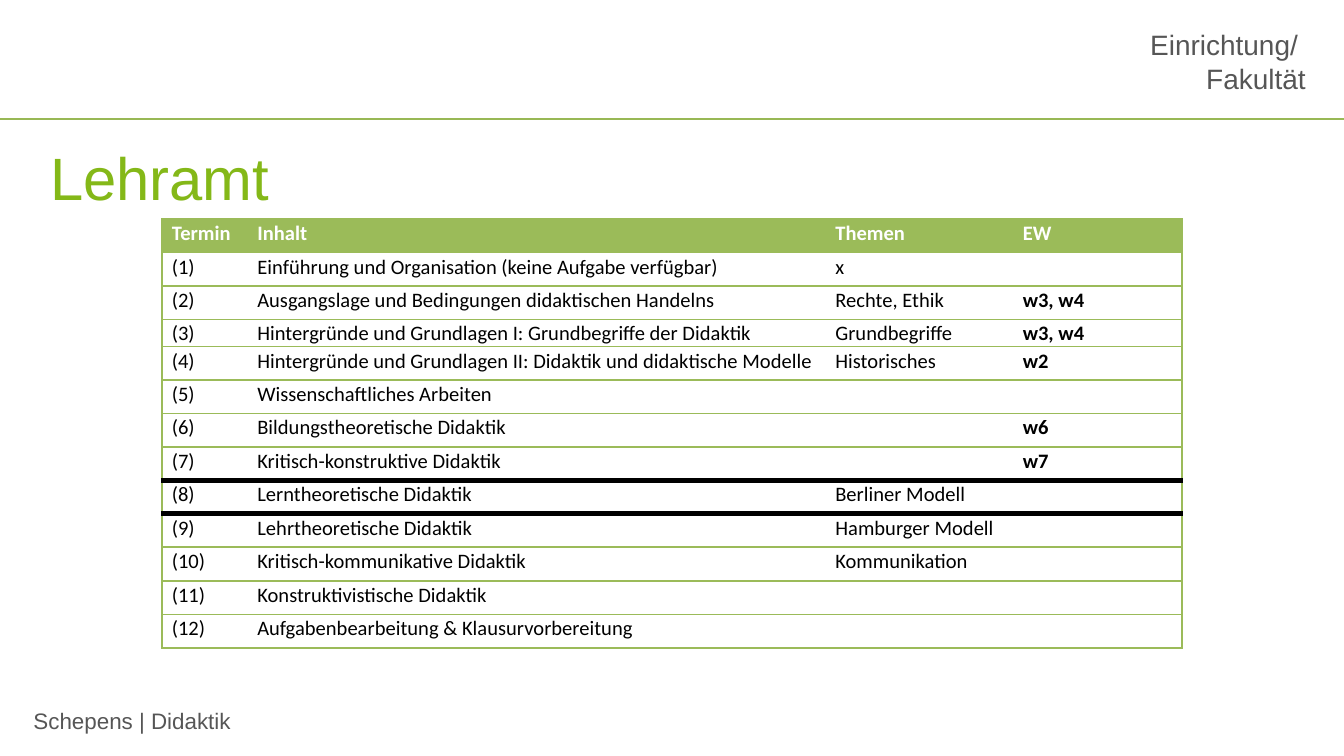
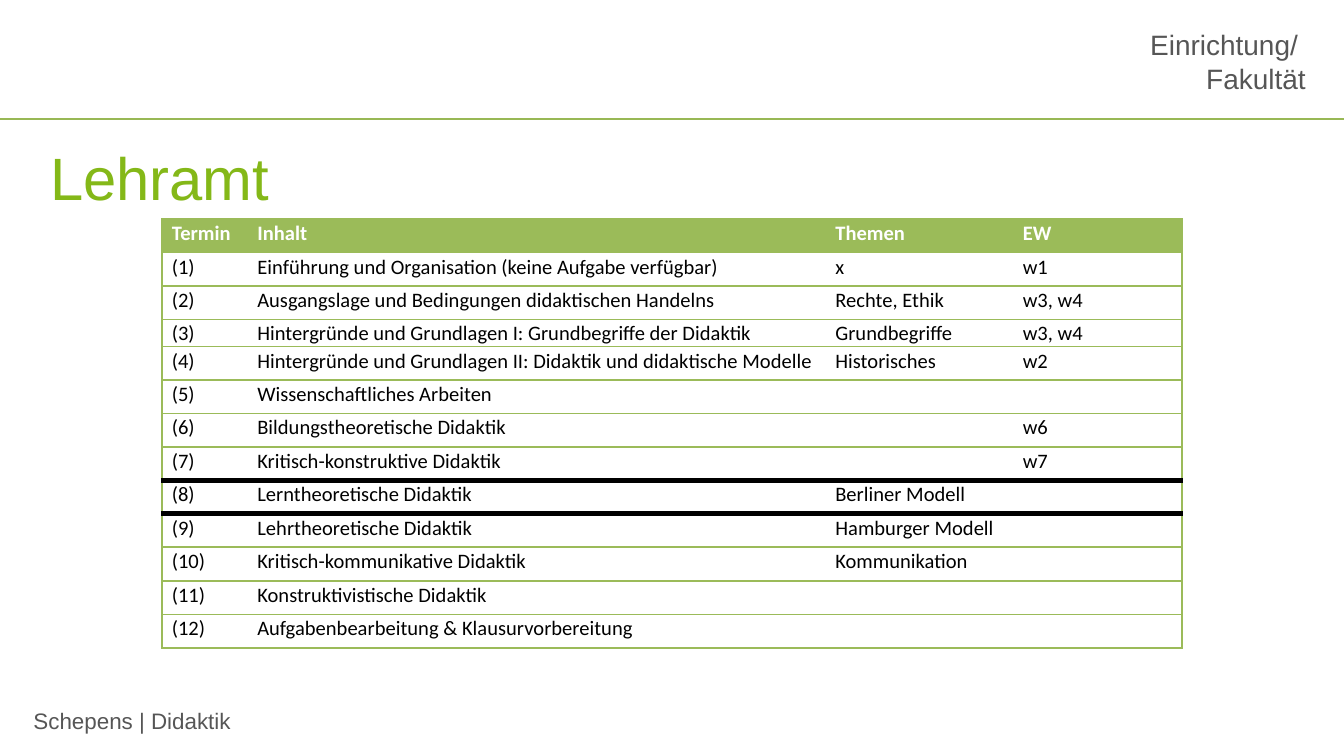
Before and after one commit to jobschepens/didakt22, a slide deck: slide 11 of folien/week1.pptx. Drawn at 1344x756 pixels with LibreOffice and Linux fonts; fonts in the diff are those of the drawing; background and template pictures are left out. Boxes give left, top, right and bottom in pixels: in the first picture for what was removed or moved away, otherwise in the second. Text is boxed around its words. In the diff, an @@ line names an element or a change of style, - is before the commit and + after.

```diff
--- a/folien/week1.pptx
+++ b/folien/week1.pptx
@@ table at (161, 219, 1181, 648) @@
-row 2, column 4: 
+row 2, column 4: w1
@@ bold off in "w3, w4", "w3, w4", "w2", "w6" and 1 more places @@
```
Also in this commit, not shown: 11 other slides changed, 2 slides added, 1 slide removed, 1 other file.
